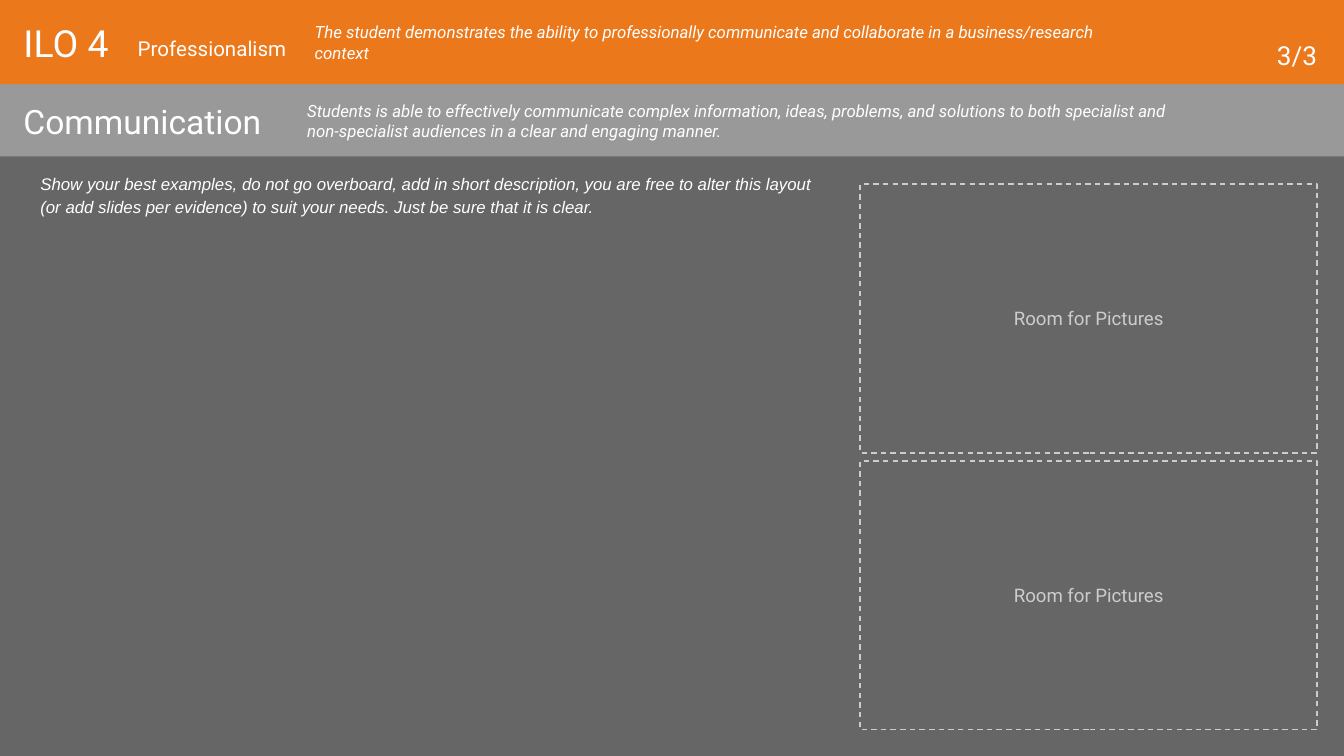
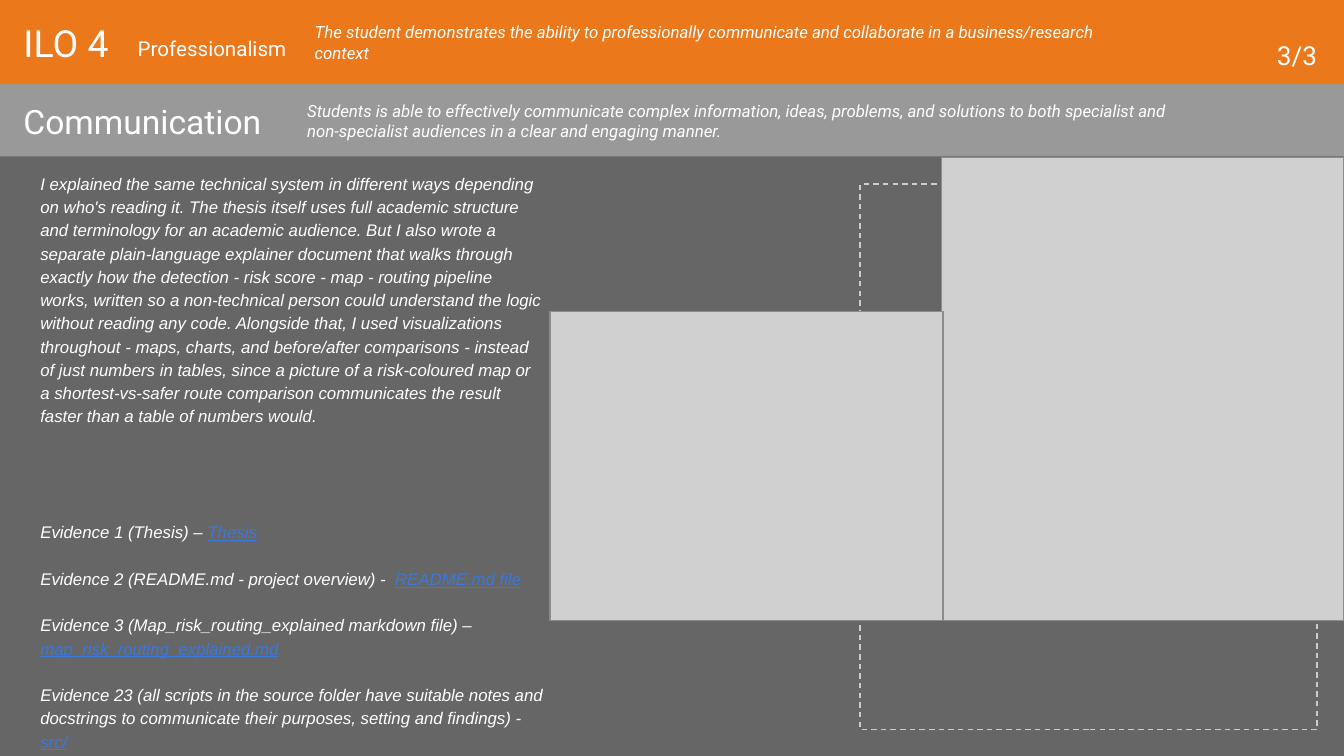
Before and after one commit to VladislavStoimenov235030/Vladislav_Stoimenov_Graduation_Project_25_26, a slide deck: slide 68 of thesis/evidencing/2026-27 Learning Log Graduation Project.pptx (slide 65 before the commit). Drawn at 1344x756 pixels with LibreOffice and Linux fonts; fonts in the diff are those of the drawing; grey boxes stand for pictures. Boxes give left, top, right and bottom in pixels: in the first picture for what was removed or moved away, otherwise in the second. Text is boxed around its words. In the diff, an @@ line names an element or a change of style, - is before the commit and + after.

```diff
--- a/thesis/evidencing/2026-27 Learning Log Graduation Project.pptx
+++ b/thesis/evidencing/2026-27 Learning Log Graduation Project.pptx
@@ text at (x1=40, y1=178, x2=543, y2=728): text changed @@
-Show your best examples, do not go overboard, add in short description, you are free to alter this layout (or add slides per evidence) to suit your needs. Just be sure that it is clear.
+I explained the same technical system in different ways depending on who's reading it. The thesis itself uses full academic structure and terminology for an academic audience. But I also wrote a separate plain-language explainer document that walks through exactly how the detection - risk score - map - routing pipeline works, written so a non-technical person could understand the logic without reading any code. Alongside that, I used visualizations throughout - maps, charts, and before/after comparisons - instead of just numbers in tables, since a picture of a risk-coloured map or a shortest-vs-safer route comparison communicates the result faster than a table of numbers would.
+Evidence 1 (Thesis) – Thesis
+Evidence 2 (README.md - project overview) - README.md file
+Evidence 3 (Map_risk_routing_explained markdown file) – map_risk_routing_explained.md
+Evidence 23 (all scripts in the source folder have suitable notes and docstrings to communicate their purposes, setting and findings) - src/
@@ picture added at (x1=941, y1=157, x2=1344, y2=621) @@
@@ picture added at (x1=550, y1=312, x2=943, y2=621) @@
@@ text in rectangle at (x1=1014, y1=311, x2=1163, y2=325): text removed @@
-Room for Pictures
@@ text in rectangle at (x1=1014, y1=588, x2=1163, y2=602): text removed @@
-Room for Pictures
```
Also in this commit, not shown: 16 other slides changed, 3 slides added.
